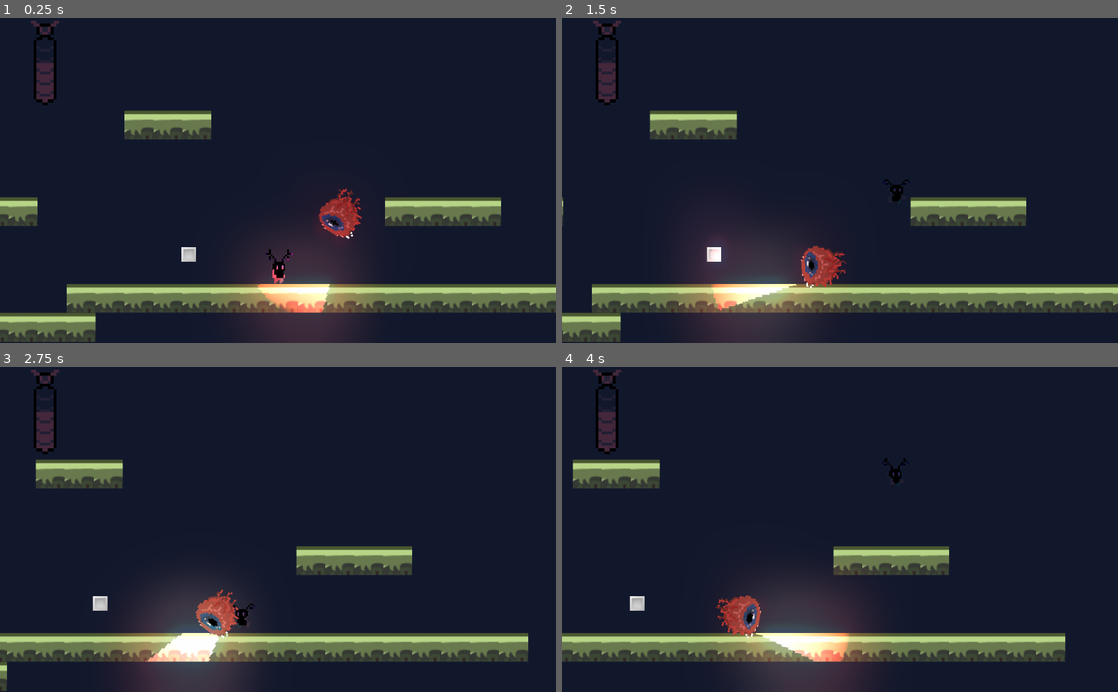
Above: before the commit, frames 1-4 (two rows, left to right).
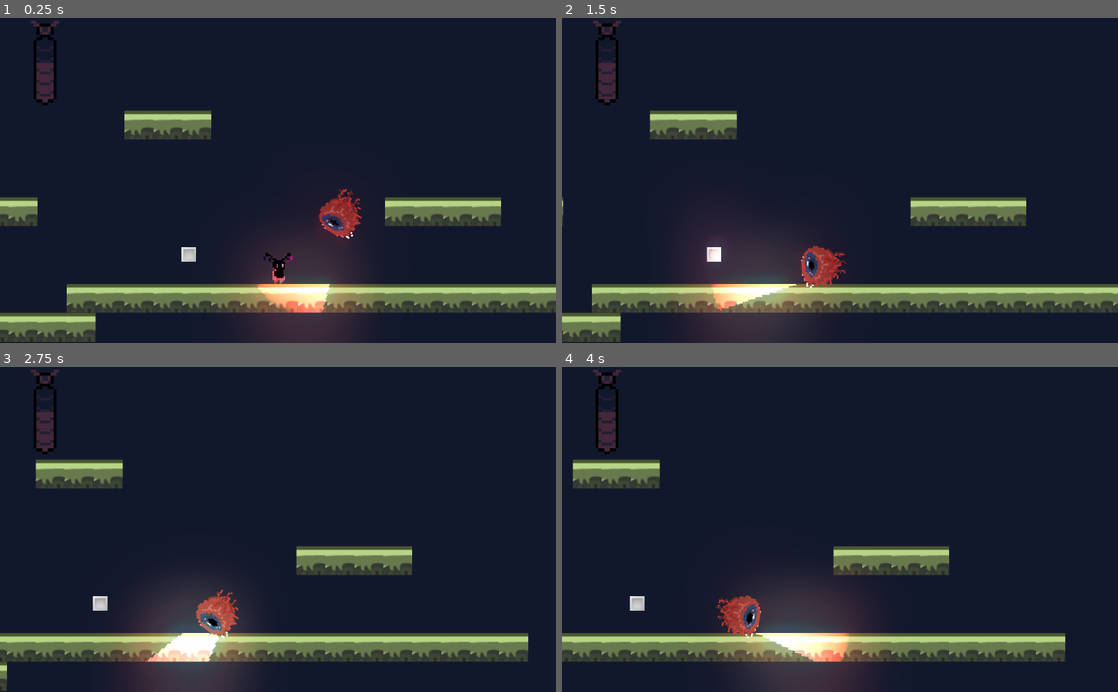
Above: after the commit, the same moments.

Repository: RPI-GameJamTeam/GodotProject
Game: Godot game, scene res://Scenes/MainScene.tscn
Two runs of this game, one before a commit and one after it. Both use one fixed random seed, a clock stepped at 60 frames per second and the inputs below.
Inputs:
- Up to frame 1 (0.25 s): no input
- Up to frame 2 (1.5 s): hold D (right) from 0.53 s (still down); tap Shift (dash) at 0.6, 1.35 s; tap Space (jump) at 0.77 s
- Up to frame 3 (2.75 s): tap Space (jump) at 1.52 s; release D (right) at 2.03 s; hold A (left) from 2.03 s (still down); tap Shift (dash) at 2.1 s
- Up to frame 4 (4 s): release A (left) at 2.78 s; hold D (right) from 2.78 s (still down); tap Shift (dash) at 2.85, 3.6 s; tap Space (jump) at 3.02, 3.77 s

The runs differ from the first frame. In frame 1, 0.1% of the frame differs, in the area x 47-53%, y 71-81%; in frame 2, 0.1%, in the area x 58-63%, y 49-57%; in frame 3, 0.1%; in frame 4, 0.1%.
Error before the commit: Invalid get index 'EARTH' (on base: 'Dictionary'). (res://Scripts/PickUp.gd:5)

Commit message:
add more animation for character
fall and jump animation

Diff:
--- a/Game Jam/Scenes/Player.tscn
+++ b/Game Jam/Scenes/Player.tscn
@@ -74,4 +74,5 @@
 texture = ExtResource( 4 )
 
 [node name="AnimatedSprite" parent="." instance=ExtResource( 1 )]
+animation = "run"
 frame = 2
--- a/Game Jam/Scripts/PickUp.gd
+++ b/Game Jam/Scripts/PickUp.gd
@@ -2,7 +2,7 @@
 
 
 enum ElementState { PARTICLE, WATER, FIRE, AIR, GROUND }
-var type = ElementState.EARTH
+var type = ElementState.GROUND
 
 func _on_PickUp_body_entered(body):
 	if body.is_in_group("Player"):
Binary file changed: Game Jam/Asset/Character-Sheet.png
